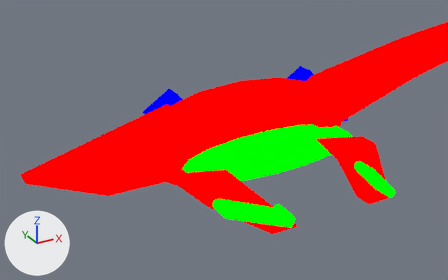
An edit to the Blender file assets-source/blender/motion/plesiosaurus-walk.blend, drawn before and after from the same camera.
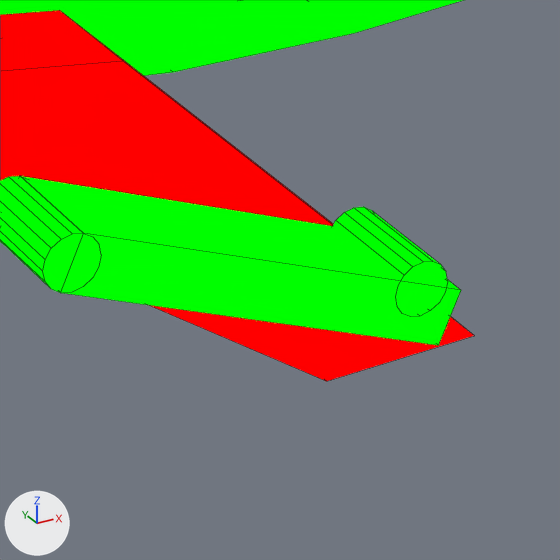
Each version is shown from a 50 mm camera at (15.3, -49.6, 32.3) aimed at (40.7, -3.3, 9.2), then close up on the part from 48% to 70% of the width and 60% to 95% of the height. Lighting does not change. The marker at lower left points along +X, +Y and +Z. The last two pictures show the newer version. Both versions are drawn at full value of the shape key 'walk_07' of 'DinoTycoon_Motion_plesiosaurus_walk_paddle_edge0_tip'; the numbers are the values there. The close-ups show mesh edges as thin lines.

Script lines for the objects in view, before the commit:
```python
ob_dinotycoon_motion_plesiosaurus_walk_paddle_edge0_0 = bpy.data.objects.new('DinoTycoon_Motion_plesiosaurus_walk_paddle_edge0_0', me_dinotycoon_motion_plesiosaurus_walk_sample_paddle_edge0_0)
ob_dinotycoon_motion_plesiosaurus_walk_paddle_edge0_0.location = (0.0, 0.0, 0.0)
ob_dinotycoon_motion_plesiosaurus_walk_paddle_edge0_joint_0 = bpy.data.objects.new('DinoTycoon_Motion_plesiosaurus_walk_paddle_edge0_joint_0', me_dinotycoon_motion_plesiosaurus_walk_sample_paddle_edge0_joint_0)
ob_dinotycoon_motion_plesiosaurus_walk_paddle_edge0_joint_0.location = (0.0, 0.0, 0.0)
ob_dinotycoon_motion_plesiosaurus_walk_paddle_edge0_tip = bpy.data.objects.new('DinoTycoon_Motion_plesiosaurus_walk_paddle_edge0_tip', me_dinotycoon_motion_plesiosaurus_walk_sample_paddle_edge0_tip)
ob_dinotycoon_motion_plesiosaurus_walk_paddle_edge0_tip.location = (0.0, 0.0, 0.0)
# also in view: 'DinoTycoon_Motion_plesiosaurus_walk_belly' at (47.0, -2.0, 6.0); 'DinoTycoon_Motion_plesiosaurus_walk_near_paddle0' at (40.5, -6.0, 4.0)
```
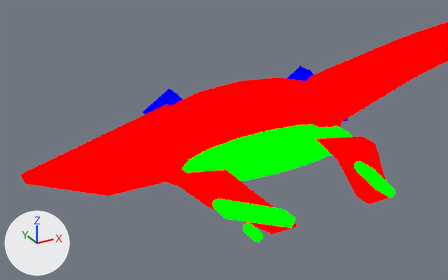
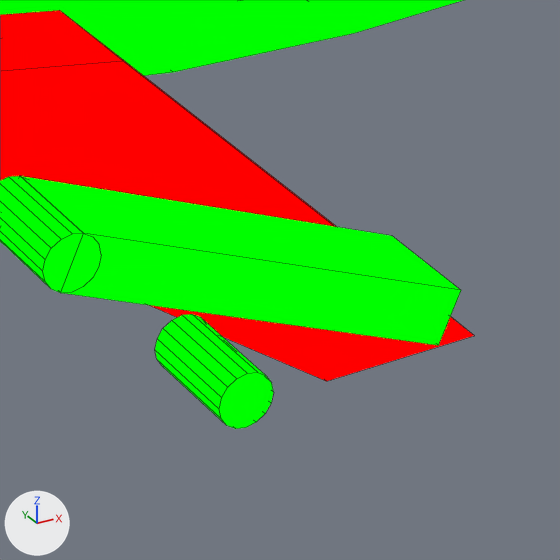
Changed parts and their boxes (x1, y1, x2, y2) in the close-ups (560 x 560 px):
'DinoTycoon_Motion_plesiosaurus_walk_paddle_edge0_tip', moved
    before: (333, 207, 447, 317)
    after: (155, 314, 274, 429)

Patch to the scene script:
```diff
--- a/assets-source/blender/motion/plesiosaurus-walk.blend.py
+++ b/assets-source/blender/motion/plesiosaurus-walk.blend.py
@@ me_dinotycoon_motion_plesiosaurus_walk_sample_paddle_edge0_tip @@
 # used by ob_dinotycoon_motion_plesiosaurus_walk_paddle_edge0_tip; location = (0.0, 0.0, 0.0)
-me_dinotycoon_motion_plesiosaurus_walk_sample_paddle_edge0_tip.from_pydata(...)  # 32 vertices, 18 faces; spans x 43.91..44.91, y -9.0..-7.0, z 2.21..3.21
+me_dinotycoon_motion_plesiosaurus_walk_sample_paddle_edge0_tip.from_pydata(...)  # 32 vertices, 18 faces; spans x 40.65..41.65, y -9.0..-7.0, z 1.12..2.12
+# me_dinotycoon_motion_plesiosaurus_walk_sample_paddle_edge0_tip part 1: the whole mesh is moved by (-3.26, 0.0, -1.09)
 me_dinotycoon_motion_plesiosaurus_walk_sample_paddle_edge0_tip.materials.append(mat_dinotycoon_role_d)
```
